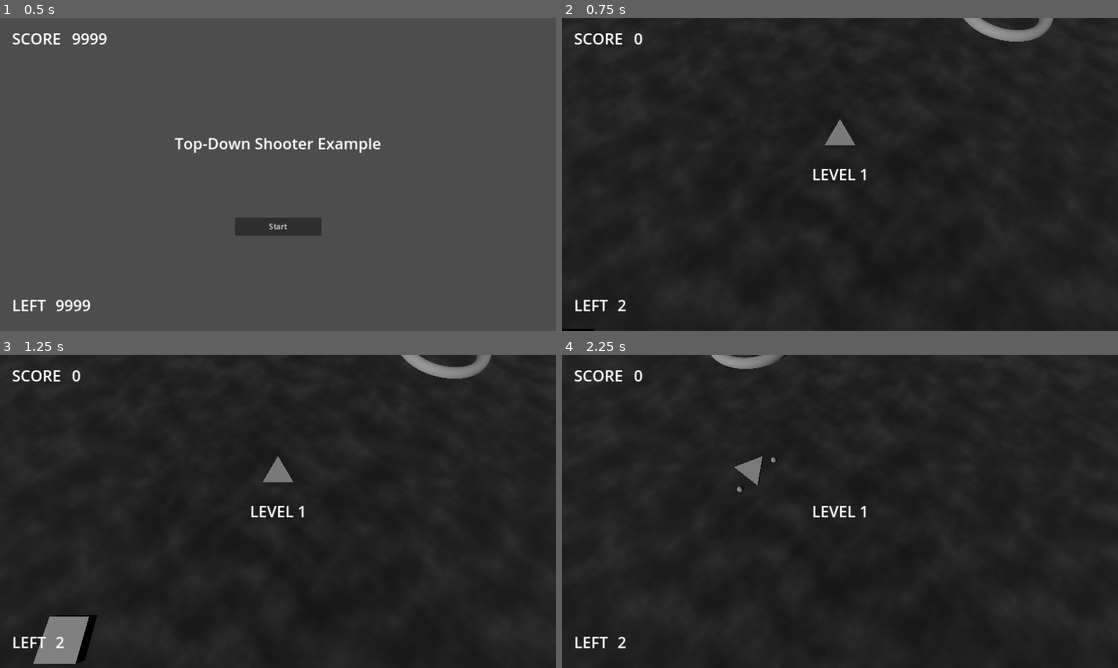
Above: before the commit, frames 1-4 (two rows, left to right).
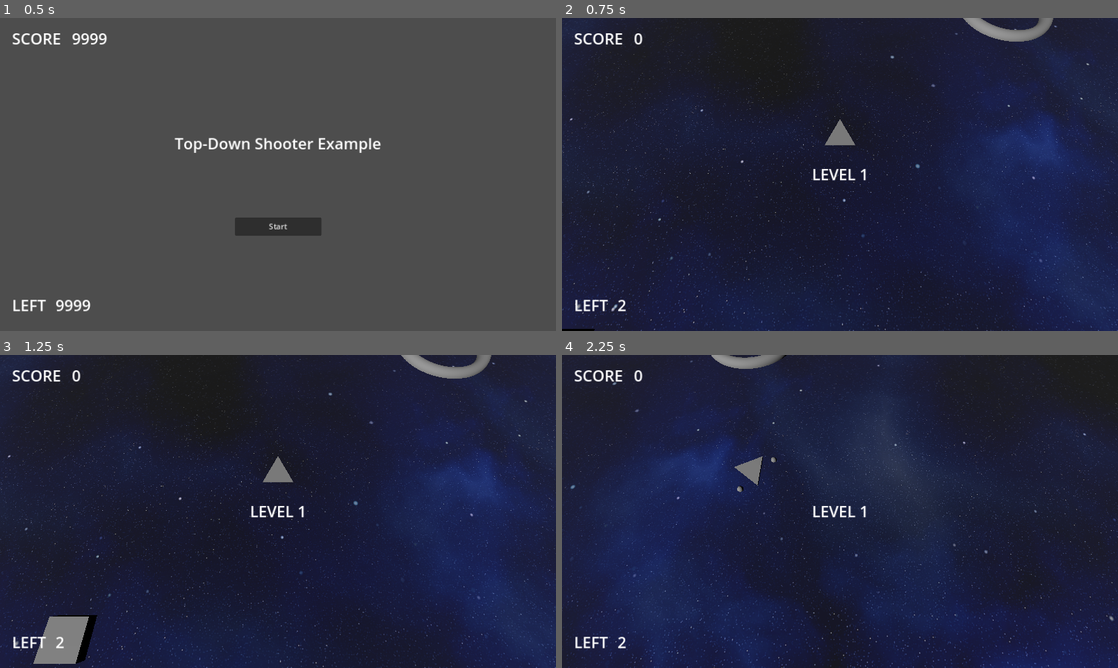
Above: after the commit, the same moments.

Repository: korinVR/TopDownShooterExample
Game: Godot game, scene res://main.tscn
Same seed, same stepped clock (60 frames per second), same inputs: the game is played once before the commit and once after it.
Inputs:
- Up to frame 1 (0.5 s): no input
- Up to frame 2 (0.75 s): click "Start" at 0.5 s
- Up to frame 3 (1.25 s): no input
- Up to frame 4 (2.25 s): hold Right (ui_right) 1.28-2.03 s; tap Space (Fire) at 1.35, 2.1 s; hold Down (ui_down) from 2.03 s (still down)

Frame 1 is identical in both runs. In frame 2, 40% of the frame differs, in the area x 0-100%, y 0-100%; in frame 3, 40%; in frame 4, 60%.

Commit message:
Change background

Diff:
--- a/levels/level_1.tscn
+++ b/levels/level_1.tscn
@@ -1,13 +1,13 @@
 [gd_scene load_steps=7 format=3 uid="uid://ctxxjl8218ait"]
 
-[ext_resource type="Texture2D" uid="uid://c433e6m3380br" path="res://background.png" id="1_4sst7"]
+[ext_resource type="Texture2D" uid="uid://cygjbuqmlbl58" path="res://textures/starfield.png" id="1_5v4yh"]
 [ext_resource type="PackedScene" uid="uid://c8jg7fjdbtbdm" path="res://enemy_base/enemy_base.tscn" id="2_hiwr1"]
 [ext_resource type="PackedScene" uid="uid://dbajpjqyku81r" path="res://enemy_ship/enemy_ship.tscn" id="3_fkps6"]
 [ext_resource type="PackedScene" uid="uid://dghb80wur7csu" path="res://field_collision.tscn" id="4_mfnw1"]
 
 [sub_resource type="StandardMaterial3D" id="StandardMaterial3D_oh80m"]
-albedo_texture = ExtResource("1_4sst7")
-uv1_scale = Vector3(5, 5, 5)
+albedo_texture = ExtResource("1_5v4yh")
+uv1_scale = Vector3(2, 2, 2)
 
 [sub_resource type="PlaneMesh" id="PlaneMesh_2n738"]
 material = SubResource("StandardMaterial3D_oh80m")
--- a/levels/level_2.tscn
+++ b/levels/level_2.tscn
@@ -1,13 +1,13 @@
 [gd_scene load_steps=7 format=3 uid="uid://bvb3ijosg4pf8"]
 
-[ext_resource type="Texture2D" uid="uid://c433e6m3380br" path="res://background.png" id="1_nbc6e"]
+[ext_resource type="Texture2D" uid="uid://cygjbuqmlbl58" path="res://textures/starfield.png" id="1_i7ugs"]
 [ext_resource type="PackedScene" uid="uid://c8jg7fjdbtbdm" path="res://enemy_base/enemy_base.tscn" id="2_jv6uu"]
 [ext_resource type="PackedScene" uid="uid://dbajpjqyku81r" path="res://enemy_ship/enemy_ship.tscn" id="3_yg4q1"]
 [ext_resource type="PackedScene" uid="uid://dghb80wur7csu" path="res://field_collision.tscn" id="4_h8dek"]
 
 [sub_resource type="StandardMaterial3D" id="StandardMaterial3D_oh80m"]
-albedo_texture = ExtResource("1_nbc6e")
-uv1_scale = Vector3(5, 5, 5)
+albedo_texture = ExtResource("1_i7ugs")
+uv1_scale = Vector3(2, 2, 2)
 
 [sub_resource type="PlaneMesh" id="PlaneMesh_2n738"]
 material = SubResource("StandardMaterial3D_oh80m")
--- a/main.tscn
+++ b/main.tscn
@@ -26,7 +26,6 @@
 label_settings = ExtResource("4_6cyk2")
 
 [node name="Score" type="Label" parent="HUD/ScoreLabel"]
-layout_mode = 0
 offset_left = 124.0
 offset_right = 196.0
 offset_bottom = 48.0
@@ -42,7 +41,6 @@
 label_settings = ExtResource("4_6cyk2")
 
 [node name="PlayerLeft" type="Label" parent="HUD/PlayerLeftLabel"]
-layout_mode = 1
 offset_left = 90.0
 offset_right = 162.0
 offset_bottom = 48.0
Binary file removed: background.png
Binary file added: textures/starfield.png
Not shown, changed: textures/starfield.png.import
